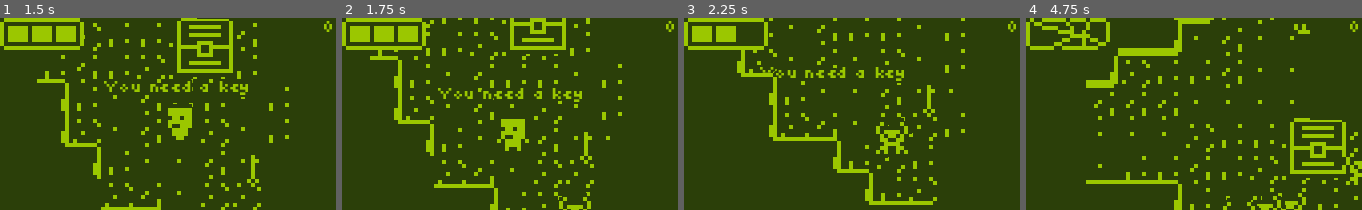
Above: before the commit, frames 1-4 (left to right).
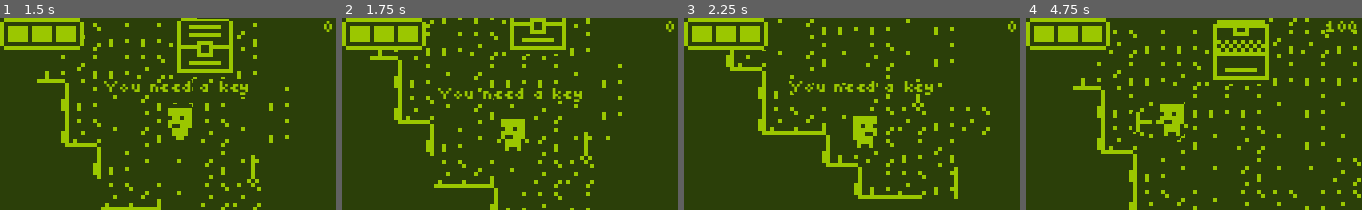
Above: after the commit, the same moments.

Repository: TheAihopGG/nokia-3310-jam-7
Game: Godot game, scene res://Scenes/game.tscn
Same seed, same stepped clock (60 frames per second), same inputs: the game is played once before the commit and once after it.
Inputs (mouse positions are in pixels of both pictures, inside the frame that each line leads up to):
- Up to frame 1 (1.5 s): tap Enter at 0.5 s; move the mouse to (241, 104) at 0.52 s; hold Right (ui_right) 0.53-1.28 s; hold F (interact) 0.53-1.28 s; move the mouse to (100, 123) at 1.27 s; hold Down (ui_down) from 1.28 s (still down); tap F (interact) at 1.35 s
- Up to frame 2 (1.75 s): keep holding Down (ui_down)
- Up to frame 3 (2.25 s): move the mouse to (885, 71) at 2.02 s; release Down (ui_down) at 2.03 s; press the mouse at (885, 71) at 2.03 s; hold Right (ui_right) from 2.03 s (still down)
- Up to frame 4 (4.75 s): tap F (interact) at 2.3, 2.85, 4.55 s; move the mouse to (1177, 152) at 2.77 s; release Right (ui_right) at 2.78 s; release the mouse at (1177, 152) at 2.78 s; hold Up (ui_up) 2.78-3.53 s; move the mouse to (1294, 142) at 3.52 s; hold F (interact) 3.53-4.28 s; hold Left (ui_left) from 3.53 s (still down); move the mouse to (1093, 85) at 4.27 s; click (1093, 85) at 4.35 s

Frame 1 is identical in both runs. In frame 2, 0.3% of the frame differs, in the area x 64-75%, y 91-100%; in frame 3, 13%; in frame 4, 18%, in the area x 2-100%, y 0-100%.

Commit message:
fix: tabs

Diff:
--- a/Scenes/Characters/Dialog/dialog.gd
+++ b/Scenes/Characters/Dialog/dialog.gd
@@ -8,15 +8,15 @@
 var texts : Array[String]
 
 func say(texts_to_say : Array[String]) -> void:
-    texts = texts_to_say
-    _on_timer_timeout()
+	texts = texts_to_say
+	_on_timer_timeout()
 
 func _on_timer_timeout() -> void:
-    if texts:
-        text = texts[0]
-        timer.start(len(texts[0]) * text_speech_speed)
-        texts.remove_at(0)
-        visible = true
+	if texts:
+		text = texts[0]
+		timer.start(len(texts[0]) * text_speech_speed)
+		texts.remove_at(0)
+		visible = true
 
-    else:
-        visible = false
+	else:
+		visible = false
--- a/Scenes/Characters/Enemies/enemy.gd
+++ b/Scenes/Characters/Enemies/enemy.gd
@@ -5,16 +5,16 @@
 @onready var pathTimer : Timer = get_node("PathTimer")
 
 func chase() -> void:
-    if not navigation.is_target_reached():
-        var vector_to_next_point : Vector2 = navigation.get_next_path_position() - global_position
-        move_direction = vector_to_next_point
+	if not navigation.is_target_reached():
+		var vector_to_next_point : Vector2 = navigation.get_next_path_position() - global_position
+		move_direction = vector_to_next_point
 
 func _on_path_timer_timeout():
-    if is_instance_valid(GlobalVars.player):
-        set_movement_target(GlobalVars.player.position)
-    else:
-        pathTimer.stop()
-        move_direction = Vector2.ZERO
+	if is_instance_valid(GlobalVars.player):
+		set_movement_target(GlobalVars.player.position)
+	else:
+		pathTimer.stop()
+		move_direction = Vector2.ZERO
 
 func set_movement_target(target_point : Vector2) -> void:
-    navigation.target_position = target_point
+	navigation.target_position = target_point
--- a/Scenes/Characters/character.gd
+++ b/Scenes/Characters/character.gd
@@ -14,20 +14,20 @@
 var move_direction : Vector2
 
 var inventory : Dictionary = {
-    'diamonds': 0,
-    'keys': 0
+	'diamonds': 0,
+	'keys': 0
 }
 
 func _physics_process(_delta: float) -> void:
-    move_and_slide()
-    velocity = lerp(velocity, Vector2.ZERO, FRICTION)
+	move_and_slide()
+	velocity = lerp(velocity, Vector2.ZERO, FRICTION)
 
 func move() -> void:
-    velocity += move_direction * acceleration
-    velocity = velocity.limit_length(max_speed)
+	velocity += move_direction * acceleration
+	velocity = velocity.limit_length(max_speed)
 
 func reverse_sprite() -> void:
-    if move_direction.x > 0 and animated_sprite.flip_h:
-        animated_sprite.flip_h = false
-    elif move_direction.x < 0 and not animated_sprite.flip_h:
-        animated_sprite.flip_h = true
+	if move_direction.x > 0 and animated_sprite.flip_h:
+		animated_sprite.flip_h = false
+	elif move_direction.x < 0 and not animated_sprite.flip_h:
+		animated_sprite.flip_h = true
--- a/Scenes/Characters/character.tscn
+++ b/Scenes/Characters/character.tscn
@@ -33,3 +33,5 @@
 sprite_frames = SubResource("SpriteFrames_2fit6")
 
 [node name="AnimationPlayer" type="AnimationPlayer" parent="."]
+
+[node name="Sounds" type="Node" parent="."]
--- a/Scenes/Characters/hitbox.gd
+++ b/Scenes/Characters/hitbox.gd
@@ -13,31 +13,31 @@
 var body_inside : bool = false
 
 func _init():
-    var __ = connect("body_entered", Callable(self, "_on_body_entered"))
-    __ = connect("body_exited", Callable(self, "_on_body_exited"))
+	var __ = connect("body_entered", Callable(self, "_on_body_entered"))
+	__ = connect("body_exited", Callable(self, "_on_body_exited"))
 
 func _ready():
-    add_child(timer)
-    timer.autostart = true
-    # Ошибка если нету коллизии
-    assert(collision != null)
+	add_child(timer)
+	timer.autostart = true
+	# Ошибка если нету коллизии
+	assert(collision != null)
 
 func _on_body_entered(body):
-    if body == null: return
-    body_inside = true
-    timer.start(delay_attack)
-    # Пока зона урона внутри тела, будет наноситься урон с частотой в timer
-    while body_inside:
-        if body == null: return
-        _collide(body)
-        await timer.timeout
+	if body == null: return
+	body_inside = true
+	timer.start(delay_attack)
+	# Пока зона урона внутри тела, будет наноситься урон с частотой в timer
+	while body_inside:
+		if body == null: return
+		_collide(body)
+		await timer.timeout
 
 func _on_body_exited(_body):
-    body_inside = false
-    timer.stop()
+	body_inside = false
+	timer.stop()
 
 func _collide(body : Node2D) -> void:
-    if not body or not body.has_node("HealthComponent") or body == parent:
-        pass
-    else:
-        body.get_node("HealthComponent").take_damage(parent, damage, kickback_direction, kickback_force)
+	if not body or not body.has_node("HealthComponent") or body == parent:
+		pass
+	else:
+		body.get_node("HealthComponent").take_damage(parent, damage, kickback_direction, kickback_force)
--- a/Scenes/ECS/health_component.gd
+++ b/Scenes/ECS/health_component.gd
@@ -3,32 +3,32 @@
 
 @export var max_health_points : int = 3
 @export var health_points     : int :
-    set = set_hp
+	set = set_hp
 
 @onready var parent : Node2D = get_parent()
 
 signal hp_changed(new_hp)
 
 func _ready() -> void:
-    health_points = max_health_points
+	health_points = max_health_points
 
 func take_damage(attacker : CharacterBody2D, damage : int, dir : Vector2, force : int) -> void:
-    if attacker.is_in_group("ENEMY_GROUP") and parent.is_in_group("ENEMY_GROUP"):
-        return
+	if attacker.is_in_group("ENEMY_GROUP") and parent.is_in_group("ENEMY_GROUP"):
+		return
 
-    health_points += damage
+	health_points += damage
 
-    if health_points > 0:
-        if parent is Character:
-            parent.state_machine.set_state(parent.state_machine.states.hurt)
-            parent.velocity += dir * force
-    else:
-        if parent is Character:
-            parent.state_machine.set_state(parent.state_machine.states.dead)
-            parent.velocity += dir * force * 2
-        else:
-            parent.queue_free()
+	if health_points > 0:
+		if parent is Character:
+			parent.state_machine.set_state(parent.state_machine.states.hurt)
+			parent.velocity += dir * force
+	else:
+		if parent is Character:
+			parent.state_machine.set_state(parent.state_machine.states.dead)
+			parent.velocity += dir * force * 2
+		else:
+			parent.queue_free()
 
 func set_hp(new_hp : int) -> void:
-    health_points = clamp(new_hp, 0, max_health_points)
-    emit_signal("hp_changed", health_points)
+	health_points = clamp(new_hp, 0, max_health_points)
+	emit_signal("hp_changed", health_points)
--- a/Scenes/ECS/health_component_diamond.gd
+++ b/Scenes/ECS/health_component_diamond.gd
@@ -2,10 +2,10 @@
 
 
 func take_damage(attacker : CharacterBody2D, damage : int, _dir : Vector2, _force : int) -> void:
-    parent.animation_player.play('hurt')
-    health_points += damage
+	parent.animation_player.play('hurt')
+	health_points += damage
 
-    if health_points <= 0:
-        for key in parent.drop.keys():
-            attacker.inventory[key] += parent.drop[key]
-        parent.queue_free()
+	if health_points <= 0:
+		for key in parent.drop.keys():
+			attacker.inventory[key] += parent.drop[key]
+		parent.queue_free()
--- a/Scenes/Objects/Chest/chest.gd
+++ b/Scenes/Objects/Chest/chest.gd
@@ -2,7 +2,7 @@
 
 
 @export var drop = {
-    'diamonds': 100
+	'diamonds': 100
 }
 
 @onready var animated_sprite : AnimatedSprite2D = get_node("AnimatedSprite2D")
@@ -10,11 +10,11 @@
 var is_opened : bool = false
 
 func _ready() -> void:
-    animated_sprite.play('closed')
+	animated_sprite.play('closed')
 
 func open() -> void:
-    animated_sprite.play('opened')
-    for key in drop.keys():
-        GlobalVars.player.inventory[key] += drop[key]
+	animated_sprite.play('opened')
+	for key in drop.keys():
+		GlobalVars.player.inventory[key] += drop[key]
 
-    is_opened = true
+	is_opened = true
--- a/Scenes/Objects/Diamond/diamond.gd
+++ b/Scenes/Objects/Diamond/diamond.gd
@@ -2,11 +2,11 @@
 
 
 @export var drop = {
-    'diamonds': 10
+	'diamonds': 10
 }
 
 @onready var animated_sprite : AnimatedSprite2D = get_node("AnimatedSprite2D")
 @onready var animation_player : AnimationPlayer = get_node("AnimationPlayer")
 
 func _ready() -> void:
-    animated_sprite.frame = randi_range(0, 3)
+	animated_sprite.frame = randi_range(0, 3)
--- a/Scenes/Objects/Item/item.gd
+++ b/Scenes/Objects/Item/item.gd
@@ -5,8 +5,8 @@
 var is_picked_up : bool = false
 
 func pick_up() -> void:
-    for key in drop.keys():
-        GlobalVars.player.inventory[key] += drop[key]
+	for key in drop.keys():
+		GlobalVars.player.inventory[key] += drop[key]
 
-    is_picked_up = true
-    visible = false
+	is_picked_up = true
+	visible = false
--- a/Scenes/game.tscn
+++ b/Scenes/game.tscn
@@ -10,8 +10,6 @@
 [ext_resource type="Texture2D" uid="uid://bb01yqudxei3q" path="res://Assets/Sprites/health.png" id="8_kujqx"]
 [ext_resource type="PackedScene" uid="uid://dbuthd2134iv5" path="res://Scenes/Objects/Chest/chest.tscn" id="8_y5kmh"]
 [ext_resource type="FontFile" uid="uid://unpc42xsvs48" path="res://Assets/Fonts/tiny/tiny.ttf" id="9_o28ag"]
-[ext_resource type="AudioStream" uid="uid://bv8wwjkdb08d8" path="res://Assets/Sounds/ia-kamenshchik-rabotaiut-3-dnia-a-a-a-a-a.mp3" id="11_qw7yh"]
-[ext_resource type="PackedScene" uid="uid://be5nsme2f8hbd" path="res://Scenes/Characters/Enemies/Beatle/beatle.tscn" id="12_0d28c"]
 
 [sub_resource type="AtlasTexture" id="AtlasTexture_hrol5"]
 atlas = ExtResource("8_kujqx")
@@ -114,32 +112,7 @@
 position = Vector2(20, 30)
 
 [node name="AudioStreamPlayer2D" type="AudioStreamPlayer2D" parent="."]
-stream = ExtResource("11_qw7yh")
 volume_db = 24.0
 autoplay = true
 
-[node name="Beatle" parent="." instance=ExtResource("12_0d28c")]
-position = Vector2(68, 82)
-max_speed = 20
-
-[node name="Beatle2" parent="." instance=ExtResource("12_0d28c")]
-position = Vector2(106, 51)
-max_speed = 20
-
-[node name="Beatle3" parent="." instance=ExtResource("12_0d28c")]
-position = Vector2(145, -35)
-max_speed = 20
-
-[node name="Beatle4" parent="." instance=ExtResource("12_0d28c")]
-position = Vector2(85, -37)
-max_speed = 20
-
-[node name="Beatle5" parent="." instance=ExtResource("12_0d28c")]
-position = Vector2(131, -14)
-max_speed = 20
-
-[node name="Beatle7" parent="." instance=ExtResource("12_0d28c")]
-position = Vector2(113, 22)
-max_speed = 20
-
 [connection signal="hp_changed" from="Player" to="UI" method="_on_player_hp_changed"]
Not shown: 1 places in Scenes/game.tscn that only renumber resources
